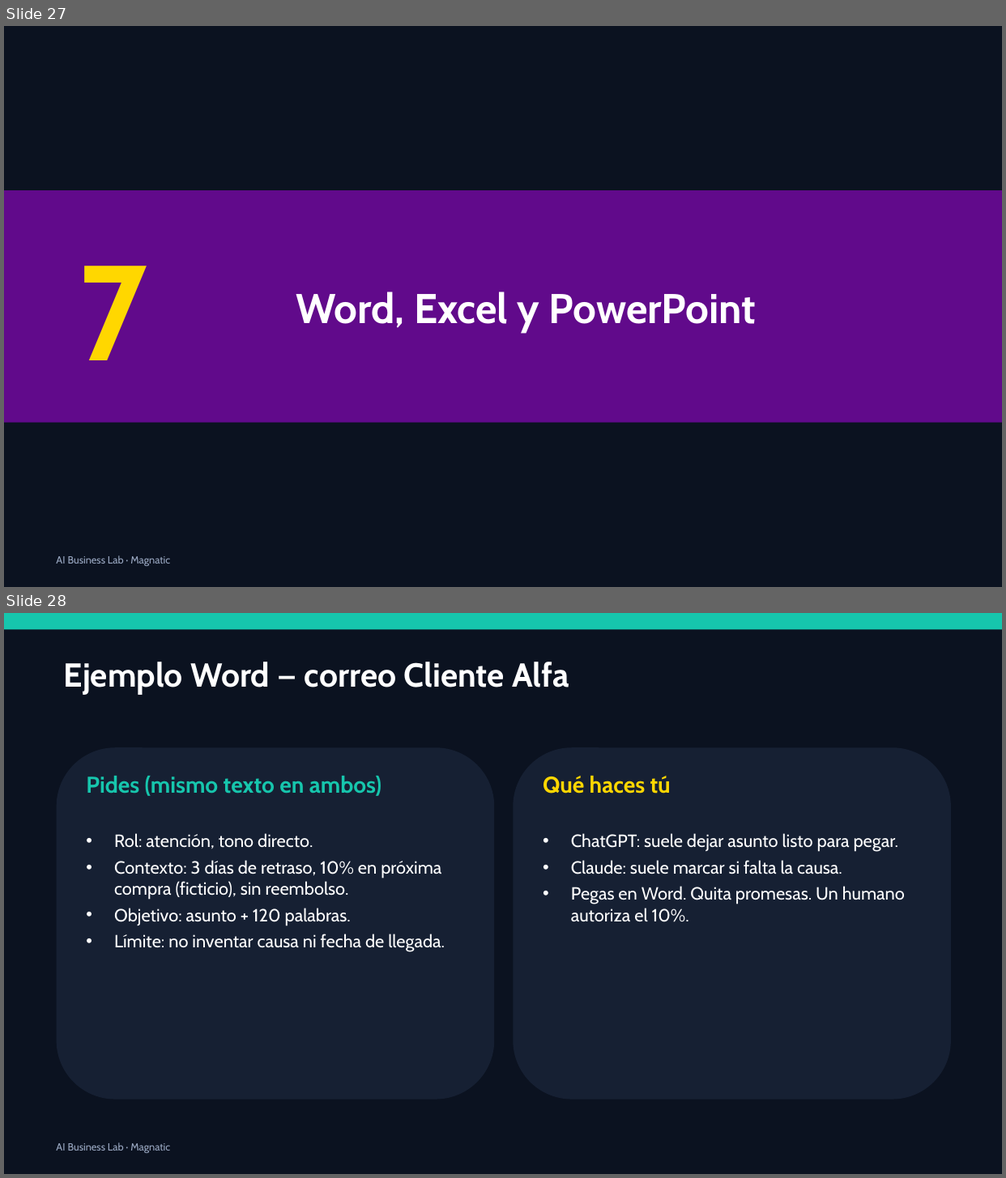
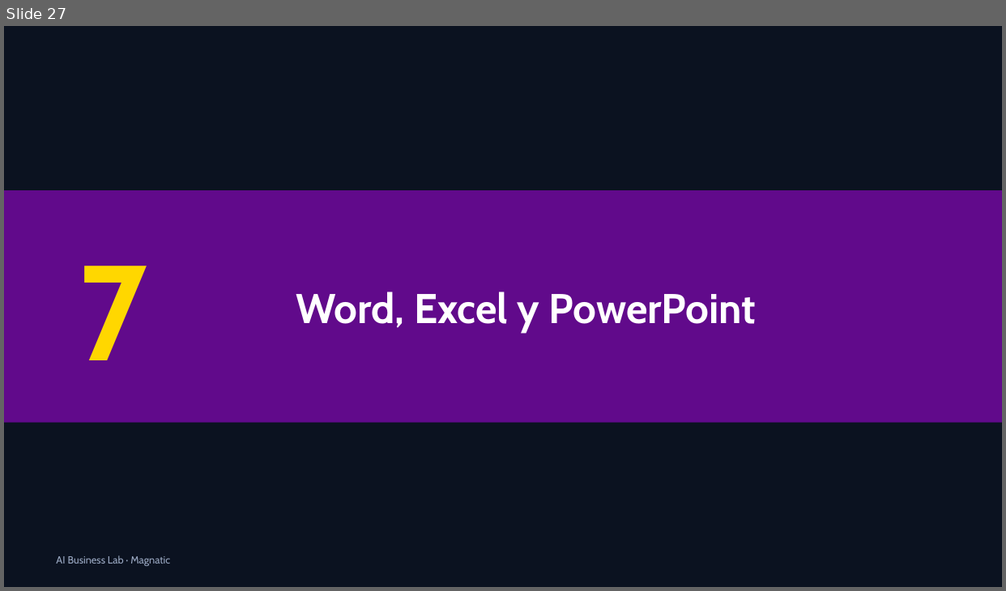
Before and after one commit to xander0408/CURSOS, a slide deck: AI-Business-Lab-Presentacion.pptx. Shown one above the other, each under a label of ours: slides 27 and 28 before the commit, slide 27 after it. The pictures are 1006x1178 and 1006x591 pixels, drawn with LibreOffice and Linux fonts; fonts in the diff are those of the drawing. Boxes give left, top, right and bottom in pixels: in the first picture for what was removed or moved away, otherwise in the second. Text is boxed around its words. In the diff, an @@ line names an element or a change of style, - is before the commit and + after.

```diff
--- a/AI-Business-Lab-Presentacion.pptx
+++ b/AI-Business-Lab-Presentacion.pptx
@@ slide 28 removed at [4, 613, 1002, 1174], background #0B1220 @@
@@ rectangle removed at [4, 613, 1002, 629] @@
@@ text removed at [64, 662, 569, 695] @@
-Ejemplo Word — correo Cliente Alfa
@@ rounded rectangle removed at [57, 747, 494, 1100] @@
@@ rounded rectangle removed at [513, 747, 951, 1100] @@
@@ text removed at [86, 776, 381, 796] @@
-Pides (mismo texto en ambos)
@@ text removed at [543, 776, 671, 794] @@
-Qué haces tú
@@ text removed at [114, 833, 445, 952] @@
-• Rol: atención, tono directo.
-• Contexto: 3 días de retraso, 10% en próxima compra (ficticio), sin reembolso.
-• Objetivo: asunto + 120 palabras.
-• Límite: no inventar causa ni fecha de llegada.
@@ text removed at [571, 833, 905, 922] @@
-• ChatGPT: suele dejar asunto listo para pegar.
-• Claude: suele marcar si falta la causa.
-• Pegas en Word. Quita promesas. Un humano autoriza el 10%.
@@ text removed at [56, 1143, 170, 1153] @@
-AI Business Lab · Magnatic
```
Also in this commit, not shown: 2 slides changed, 9 slides added, 5 other slides removed, 1 other file.
